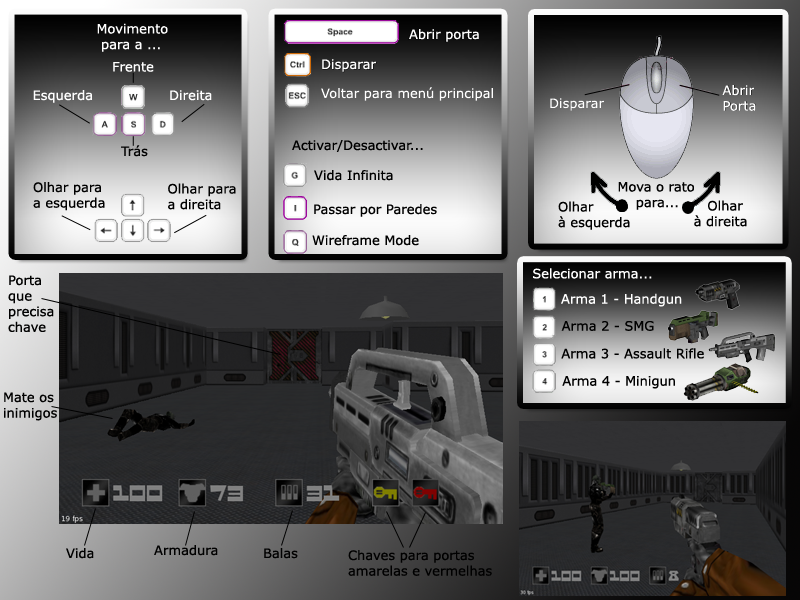
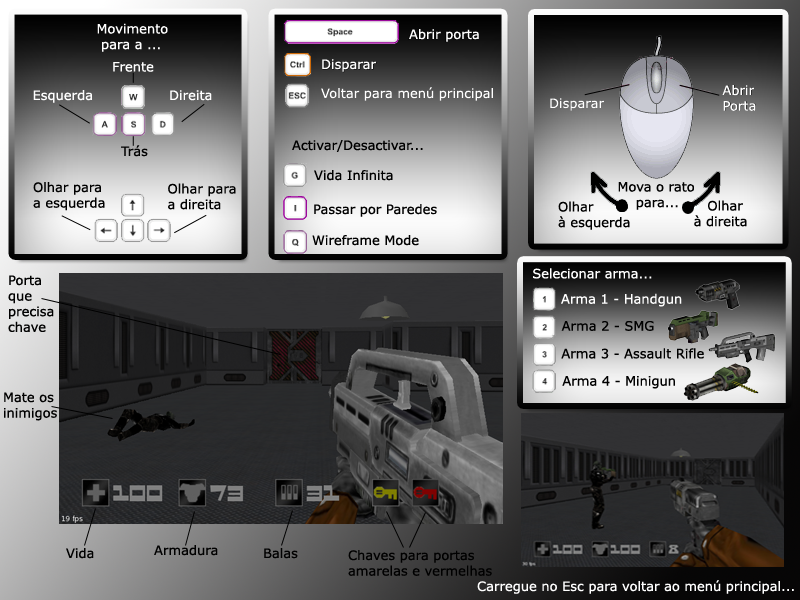
Layer changes from the first 800×600 image to the second:
added layer "Carregue no Esc para voltar ao menú principal..." above "Layer 21" over [477, 580, 794, 594]
painted on "Layer 21" over [519, 413, 786, 596]
